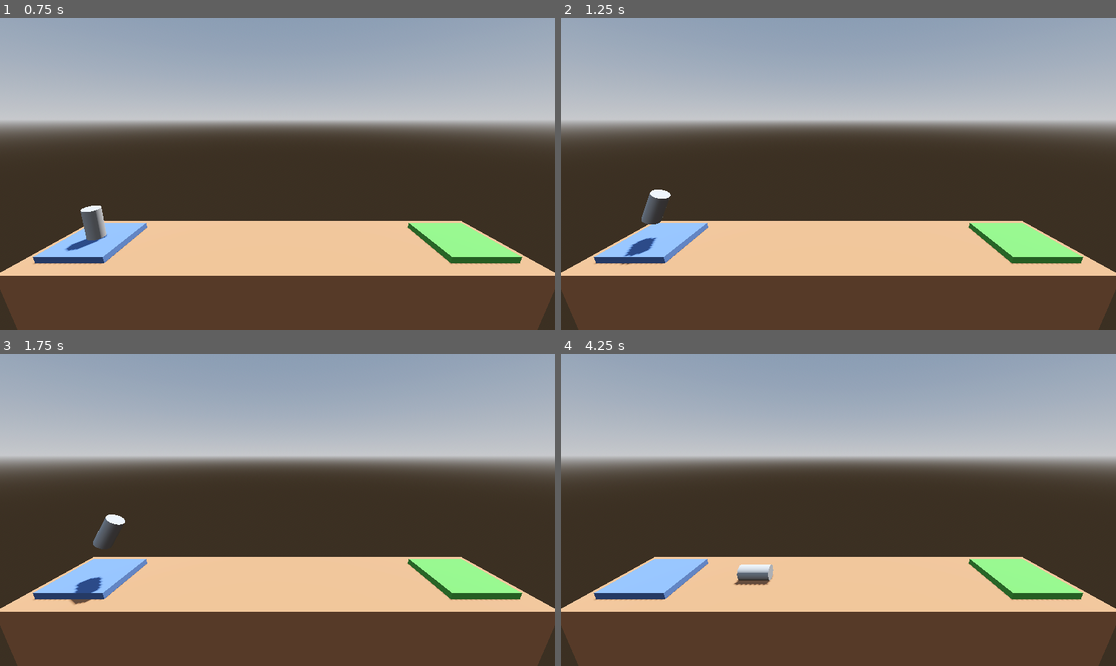
Above: before the commit, frames 1-4 (two rows, left to right).
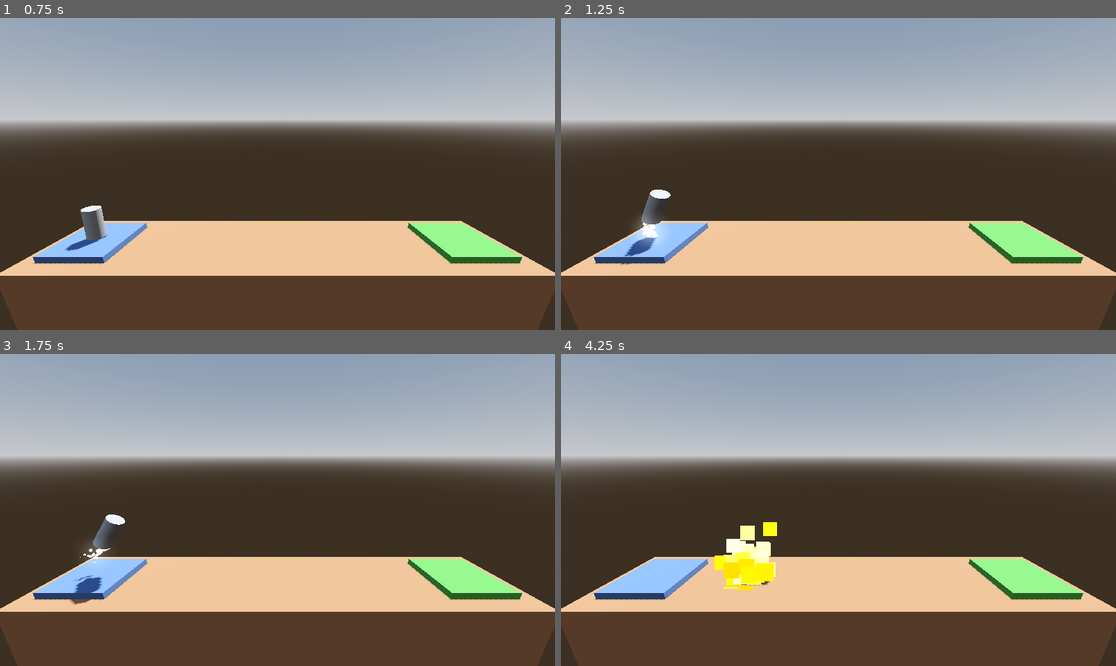
Above: after the commit, the same moments.

Repository: brianlove/Udemy-Godot-Project-Boost
Game: Godot game, scene res://Level/Level_01.tscn
Two runs of this game, one before a commit and one after it. Both use one fixed random seed, a clock stepped at 60 frames per second and the inputs below.
Inputs:
- Up to frame 1 (0.75 s): tap Enter at 0.5 s; hold Right (rotate_right) from 0.53 s (still down); hold Space (boost) from 0.53 s (still down)
- Up to frame 2 (1.25 s): keep holding Right (rotate_right); keep holding Space (boost)
- Up to frame 3 (1.75 s): release Right (rotate_right) at 1.28 s; release Space (boost) at 1.28 s; hold Left (rotate_left) from 1.28 s (still down); tap Space (boost) at 1.35 s
- Up to frame 4 (4.25 s): release Left (rotate_left) at 2.03 s; hold Space (boost) 2.03-2.78 s; hold Right (rotate_right) 2.03-3.53 s; tap Space (boost) at 2.85 s; hold Left (rotate_left) from 3.53 s (still down); hold Space (boost) from 3.53 s (still down)

Frame 1 is identical in both runs. In frame 2, 0.3% of the frame differs, in the area x 13-19%, y 63-73%; in frame 3, 0.2%; in frame 4, 1.5%, in the area x 27-39%, y 53-76%.

Commit message:
Add particles to the ship
Lessons 24-25

Diff:
--- a/Player.gd
+++ b/Player.gd
@@ -9,7 +9,11 @@
 @onready var explosion_audio: AudioStreamPlayer = $ExplosionAudio
 @onready var success_audio: AudioStreamPlayer = $SuccessAudio
 @onready var rocket_audio: AudioStreamPlayer3D = $RocketAudio
-#@onready var rocket_audio2: AudioStreamPlayer = $Rocket2
+@onready var booster_particles: GPUParticles3D = $BoosterParticles
+@onready var booster_particles_right: GPUParticles3D = $BoosterParticlesRight
+@onready var booster_particles_left: GPUParticles3D = $BoosterParticlesLeft
+@onready var explosion_particles: GPUParticles3D = $ExplosionParticles
+@onready var success_particles: GPUParticles3D = $SuccessParticles
 
 var is_transitioning: bool = false
 
@@ -17,15 +21,24 @@
 func _process(delta: float) -> void:
 	if Input.is_action_pressed("boost"):
 		apply_central_force(basis.y * delta * thrust)
+		booster_particles.emitting = true
 		if not rocket_audio.playing:
 			rocket_audio.play()
 	else:
+		booster_particles.emitting = false
 		rocket_audio.stop()
 
 	if Input.is_action_pressed("rotate_left"):
 		apply_torque(Vector3(0.0, 0.0, torque_thrust * delta))
-	elif Input.is_action_pressed("rotate_right"):
+		booster_particles_right.emitting = true
+	else:
+		booster_particles_right.emitting = false
+
+	if Input.is_action_pressed("rotate_right"):
 		apply_torque(Vector3(0.0, 0.0, -torque_thrust * delta))
+		booster_particles_left.emitting = true
+	else:
+		booster_particles_left.emitting = false
 
 
 func _on_body_entered(body: Node) -> void:
@@ -40,6 +53,8 @@
 func complete_level(next_level_file) -> void:
 	print("You win!")
 	success_audio.play()
+	success_particles.emitting = true
+
 	set_process(false)
 	is_transitioning = true
 
@@ -53,6 +68,8 @@
 func crash_sequence() -> void:
 	print("Boom!")
 	explosion_audio.play()
+	explosion_particles.emitting = true
+
 	is_transitioning = true
 	# Disable the `_process()` function to remove user control of the rocket
 	set_process(false)
--- a/Player.tscn
+++ b/Player.tscn
@@ -1,9 +1,12 @@
-[gd_scene load_steps=7 format=3 uid="uid://bcmothrgy18wm"]
+[gd_scene load_steps=10 format=3 uid="uid://bcmothrgy18wm"]
 
 [ext_resource type="Script" path="res://Player.gd" id="1_k20ix"]
 [ext_resource type="AudioStream" uid="uid://b31lf6batrkdw" path="res://assets/SFX - Death Explosion.ogg" id="2_8b76y"]
 [ext_resource type="AudioStream" uid="uid://bvsjwuh85ckgb" path="res://assets/SFX - Success.ogg" id="3_hhbld"]
 [ext_resource type="AudioStream" uid="uid://brjwpyyh3j15" path="res://assets/SFX - Main engine thrust.ogg" id="4_svma6"]
+[ext_resource type="PackedScene" uid="uid://ux6ivcx1ovdp" path="res://particles/booster_particles.tscn" id="5_xne27"]
+[ext_resource type="PackedScene" uid="uid://dcecb8hw7dbrv" path="res://particles/explosion_particles.tscn" id="6_sanch"]
+[ext_resource type="PackedScene" uid="uid://jfwajmrh6ca7" path="res://particles/success_particles.tscn" id="7_3lkqp"]
 
 [sub_resource type="CylinderMesh" id="CylinderMesh_7c8fv"]
 
@@ -39,4 +42,17 @@
 [node name="Rocket2" type="AudioStreamPlayer" parent="."]
 stream = ExtResource("4_svma6")
 
+[node name="BoosterParticles" parent="." instance=ExtResource("5_xne27")]
+transform = Transform3D(1, 0, 0, 0, 1, 0, 0, 0, 1, 0, -1, 0)
+
+[node name="BoosterParticlesRight" parent="." instance=ExtResource("5_xne27")]
+transform = Transform3D(1, 0, 0, 0, 1, 0, 0, 0, 1, 0.4, -1, 0)
+
+[node name="BoosterParticlesLeft" parent="." instance=ExtResource("5_xne27")]
+transform = Transform3D(1, 0, 0, 0, 1, 0, 0, 0, 1, -0.4, -1, 0)
+
+[node name="ExplosionParticles" parent="." instance=ExtResource("6_sanch")]
+
+[node name="SuccessParticles" parent="." instance=ExtResource("7_3lkqp")]
+
 [connection signal="body_entered" from="." to="." method="_on_body_entered"]
--- /dev/null
+++ b/particles/booster_particles.tscn
@@ -0,0 +1,36 @@
+[gd_scene load_steps=6 format=3 uid="uid://ux6ivcx1ovdp"]
+
+[sub_resource type="Curve" id="Curve_w7ove"]
+_data = [Vector2(0, 1), 0.0, 1.40451, 0, 0, Vector2(1, 0), -2.21649, 0.0, 0, 0]
+point_count = 2
+
+[sub_resource type="CurveTexture" id="CurveTexture_0capg"]
+curve = SubResource("Curve_w7ove")
+
+[sub_resource type="ParticleProcessMaterial" id="ParticleProcessMaterial_fgg2i"]
+direction = Vector3(0, -1, 0)
+spread = 15.0
+initial_velocity_min = 2.0
+initial_velocity_max = 4.0
+gravity = Vector3(0, 0, 0)
+damping_min = 9.0
+damping_max = 9.0
+scale_curve = SubResource("CurveTexture_0capg")
+
+[sub_resource type="StandardMaterial3D" id="StandardMaterial3D_6pwbh"]
+emission_enabled = true
+emission = Color(1, 1, 1, 1)
+emission_energy_multiplier = 2.0
+
+[sub_resource type="SphereMesh" id="SphereMesh_atjxn"]
+material = SubResource("StandardMaterial3D_6pwbh")
+radius = 0.1
+height = 0.2
+radial_segments = 32
+rings = 16
+
+[node name="BoosterParticles" type="GPUParticles3D"]
+amount = 32
+lifetime = 0.5
+process_material = SubResource("ParticleProcessMaterial_fgg2i")
+draw_pass_1 = SubResource("SphereMesh_atjxn")
--- /dev/null
+++ b/particles/explosion_particles.tscn
@@ -0,0 +1,59 @@
+[gd_scene load_steps=10 format=3 uid="uid://dcecb8hw7dbrv"]
+
+[sub_resource type="Gradient" id="Gradient_lkolc"]
+offsets = PackedFloat32Array(0.201923, 0.413462, 0.586538, 0.740385, 0.903846)
+colors = PackedColorArray(1, 1, 1, 1, 1, 1, 0, 1, 1, 0.294118, 0, 1, 0.776471, 0, 0, 1, 0, 0, 0, 1)
+
+[sub_resource type="GradientTexture1D" id="GradientTexture1D_u3rij"]
+gradient = SubResource("Gradient_lkolc")
+
+[sub_resource type="Curve" id="Curve_cv3ok"]
+max_value = 100.0
+_data = [Vector2(0, 1), 0.0, 146.581, 0, 0, Vector2(1, 100), 413.249, 0.0, 0, 0]
+point_count = 2
+
+[sub_resource type="CurveTexture" id="CurveTexture_mygan"]
+curve = SubResource("Curve_cv3ok")
+
+[sub_resource type="Curve" id="Curve_qubh3"]
+_data = [Vector2(0, 0.530249), 0.0, 2.25724, 0, 0, Vector2(1, 0), -2.97204, 0.0, 0, 0]
+point_count = 2
+
+[sub_resource type="CurveTexture" id="CurveTexture_5bhb0"]
+curve = SubResource("Curve_qubh3")
+
+[sub_resource type="ParticleProcessMaterial" id="ParticleProcessMaterial_1onfr"]
+direction = Vector3(0, 1, 0)
+spread = 180.0
+gravity = Vector3(0, 0, 0)
+initial_velocity_min = 6.0
+initial_velocity_max = 16.0
+damping_max = 3.0
+damping_curve = SubResource("CurveTexture_mygan")
+scale_curve = SubResource("CurveTexture_5bhb0")
+color_ramp = SubResource("GradientTexture1D_u3rij")
+turbulence_enabled = true
+turbulence_noise_scale = 1.0
+turbulence_noise_speed_random = 4.0
+
+[sub_resource type="StandardMaterial3D" id="StandardMaterial3D_5wvwh"]
+shading_mode = 0
+vertex_color_use_as_albedo = true
+disable_receive_shadows = true
+billboard_mode = 3
+billboard_keep_scale = true
+particles_anim_h_frames = 1
+particles_anim_v_frames = 1
+particles_anim_loop = false
+
+[sub_resource type="QuadMesh" id="QuadMesh_gb05o"]
+material = SubResource("StandardMaterial3D_5wvwh")
+
+[node name="ExplosionParticles" type="GPUParticles3D"]
+cast_shadow = 0
+emitting = false
+amount = 64
+one_shot = true
+explosiveness = 0.75
+process_material = SubResource("ParticleProcessMaterial_1onfr")
+draw_pass_1 = SubResource("QuadMesh_gb05o")
--- /dev/null
+++ b/particles/success_particles.tscn
@@ -0,0 +1,53 @@
+[gd_scene load_steps=8 format=3 uid="uid://jfwajmrh6ca7"]
+
+[sub_resource type="StandardMaterial3D" id="StandardMaterial3D_5wvwh"]
+shading_mode = 0
+vertex_color_use_as_albedo = true
+disable_receive_shadows = true
+billboard_mode = 3
+billboard_keep_scale = true
+particles_anim_h_frames = 1
+particles_anim_v_frames = 1
+particles_anim_loop = false
+
+[sub_resource type="Curve" id="Curve_qubh3"]
+_data = [Vector2(0, 0.530249), 0.0, 2.25724, 0, 0, Vector2(1, 0), -2.97204, 0.0, 0, 0]
+point_count = 2
+
+[sub_resource type="CurveTexture" id="CurveTexture_oh0x3"]
+curve = SubResource("Curve_qubh3")
+
+[sub_resource type="Curve" id="Curve_uupei"]
+_data = [Vector2(0, 0.5), 0.0, 2.46667, 0, 1, Vector2(0.202703, 1), 0.0, 0.0, 0, 0, Vector2(0.371622, 0.00355875), 0.0, 0.0, 0, 0, Vector2(0.554054, 1), 0.0, 0.0, 0, 0, Vector2(0.777027, 0), 0.0, 0.0, 0, 0, Vector2(0.885135, 1), 0.0, 0.0, 0, 0, Vector2(1, 0.5), -4.35294, 0.0, 1, 0]
+point_count = 7
+
+[sub_resource type="CurveTexture" id="CurveTexture_68duu"]
+curve = SubResource("Curve_uupei")
+
+[sub_resource type="ParticleProcessMaterial" id="ParticleProcessMaterial_2ssod"]
+direction = Vector3(0, 1, 0)
+spread = 180.0
+gravity = Vector3(0, 0, 0)
+initial_velocity_min = 3.0
+initial_velocity_max = 12.0
+damping_min = 2.0
+damping_max = 4.0
+scale_curve = SubResource("CurveTexture_oh0x3")
+hue_variation_min = -1.0
+hue_variation_max = 1.0
+turbulence_enabled = true
+turbulence_noise_scale = 4.0
+turbulence_influence_max = 0.3
+turbulence_influence_over_life = SubResource("CurveTexture_68duu")
+
+[sub_resource type="SphereMesh" id="SphereMesh_lkpya"]
+
+[node name="SuccessParticles" type="GPUParticles3D"]
+material_override = SubResource("StandardMaterial3D_5wvwh")
+cast_shadow = 0
+emitting = false
+amount = 48
+one_shot = true
+explosiveness = 0.5
+process_material = SubResource("ParticleProcessMaterial_2ssod")
+draw_pass_1 = SubResource("SphereMesh_lkpya")
